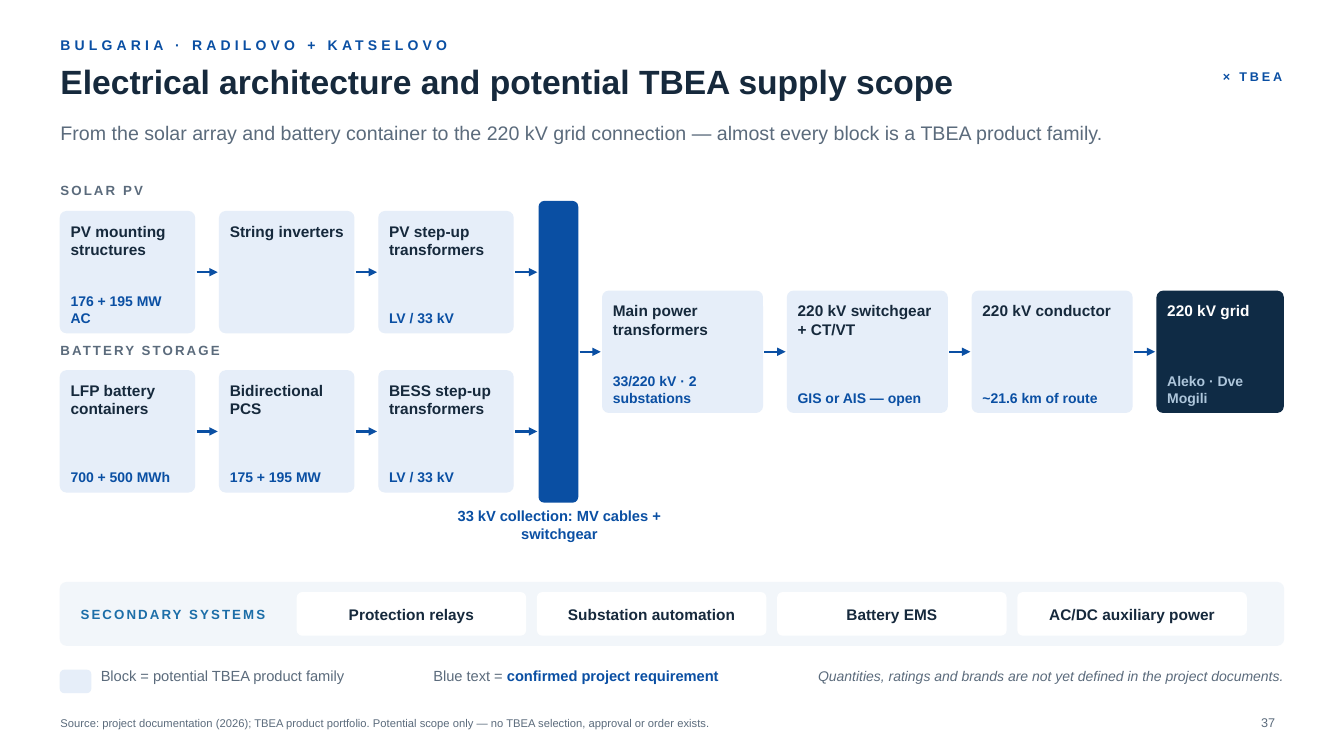
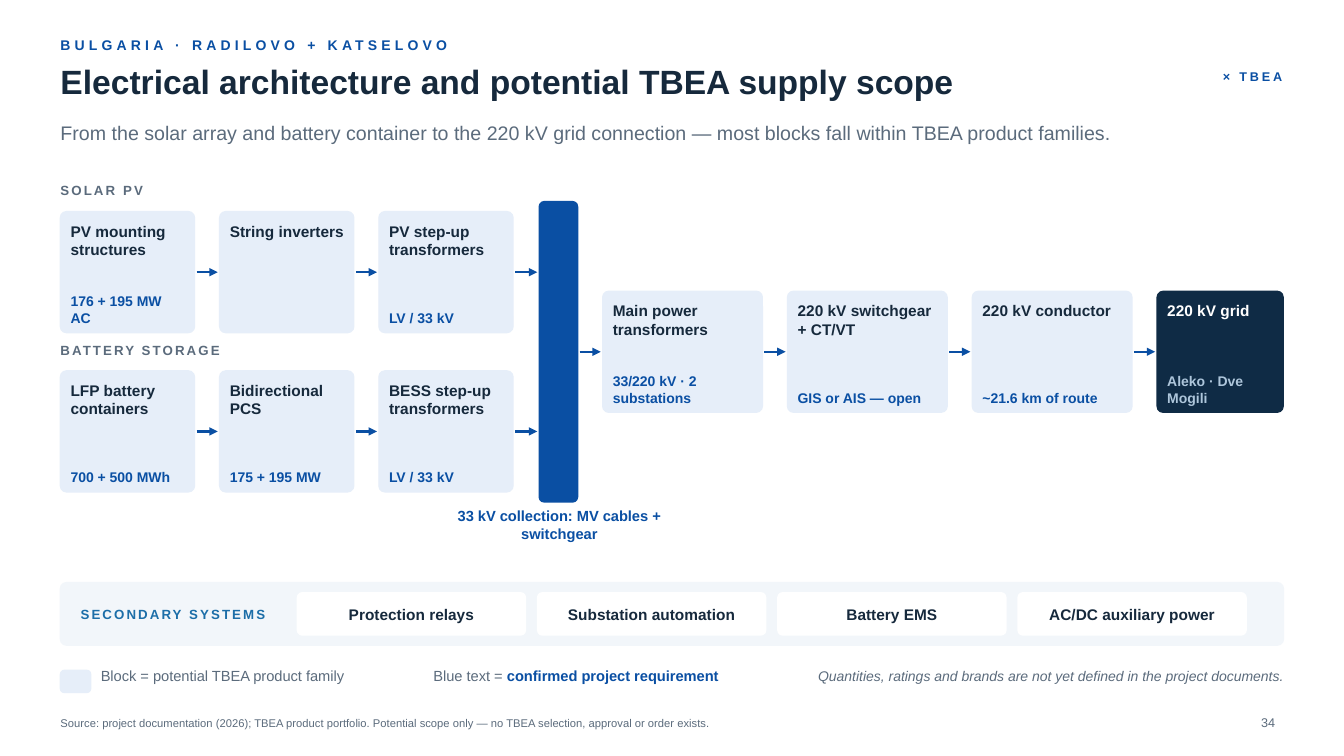
Before and after one commit to taimoorRazi/MultiTransformer, a slide deck: slide 34 of TBEA_HQ_Partnership_v2/Ulusoy - TBEA Partnership.pptx (slide 37 before the commit). Drawn at 1344x756 pixels with LibreOffice and Linux fonts; fonts in the diff are those of the drawing; background and template pictures are left out. Boxes give left, top, right and bottom in pixels: in the first picture for what was removed or moved away, otherwise in the second. Text is boxed around its words. In the diff, an @@ line names an element or a change of style, - is before the commit and + after.

```diff
--- a/TBEA_HQ_Partnership_v2/Ulusoy - TBEA Partnership.pptx
+++ b/TBEA_HQ_Partnership_v2/Ulusoy - TBEA Partnership.pptx
@@ text at (60,126,1110,144): text changed @@
-From the solar array and battery container to the 220 kV grid connection — almost every block is a TBEA product family.
+From the solar array and battery container to the 220 kV grid connection — most blocks fall within TBEA product families.
@@ page number at (1261,718,1275,727): text changed @@
-37
+34
```
Also in this commit, not shown: 25 other slides changed, 1 slide added, 5 slides removed, 17 other files.
